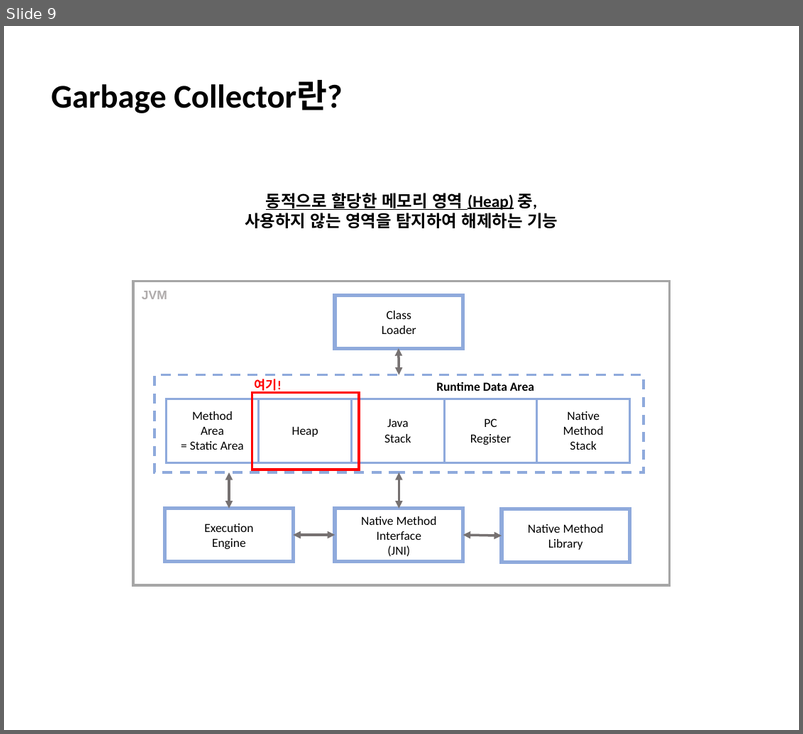
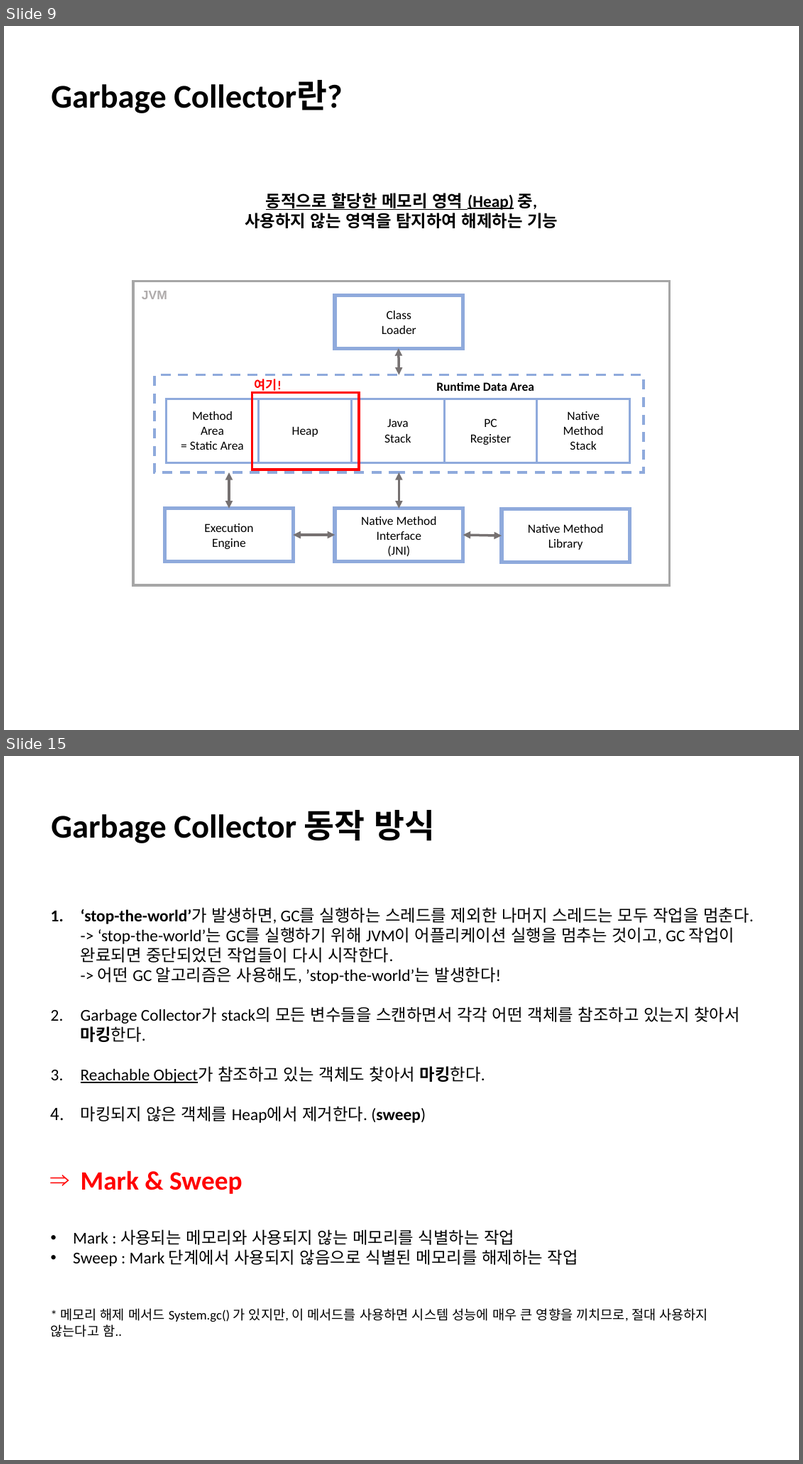
Before and after one commit to ChoSooMin/CS-Study, a slide deck: Java/Day 2_Garbage Collector.pptx. Shown one above the other, each under a label of ours: slide 9 before the commit, slides 9 and 15 after it; the slides between them are not shown. The pictures are 803x734 and 803x1464 pixels, drawn with LibreOffice and Linux fonts; fonts in the diff are those of the drawing. Boxes give left, top, right and bottom in pixels: in the first picture for what was removed or moved away, otherwise in the second. Text is boxed around its words. In the diff, an @@ line names an element or a change of style, - is before the commit and + after.

Commit message:
[Java] Garbage Collector

```diff
--- a/Java/Day 2_Garbage Collector.pptx
+++ b/Java/Day 2_Garbage Collector.pptx
@@ slide 15 added at (4, 756, 799, 1460), background #FFFFFF @@
@@ text added at (51, 810, 436, 843), 40 pt, text #000000, bold @@
+Garbage Collector 동작 방식
@@ text added at (51, 907, 754, 1337), 20 pt, text #000000 @@
+1. ‘stop-the-world’가 발생하면, GC를 실행하는 스레드를 제외한 나머지 스레드는 모두 작업을 멈춘다.
+  -> ‘stop-the-world’는 GC를 실행하기 위해 JVM이 어플리케이션 실행을 멈추는 것이고, GC 작업이 완료되면 중단되었던 작업들이 다시 시작한다.
+  -> 어떤 GC 알고리즘은 사용해도, ’stop-the-world’는 발생한다!
+2. Garbage Collector가 stack의 모든 변수들을 스캔하면서 각각 어떤 객체를 참조하고 있는지 찾아서 마킹한다.
+3. Reachable Object가 참조하고 있는 객체도 찾아서 마킹한다.
+4. 마킹되지 않은 객체를 Heap에서 제거한다. (sweep)
+⇒ Mark & Sweep
+• Mark : 사용되는 메모리와 사용되지 않는 메모리를 식별하는 작업
+• Sweep : Mark 단계에서 사용되지 않음으로 식별된 메모리를 해제하는 작업
+* 메모리 해제 메서드 System.gc() 가 있지만, 이 메서드를 사용하면 시스템 성능에 매우 큰 영향을 끼치므로, 절대 사용하지 않는다고 함..
```
Also in this commit, not shown: 7 slides changed, 30 other slides added, 20 slides removed.
